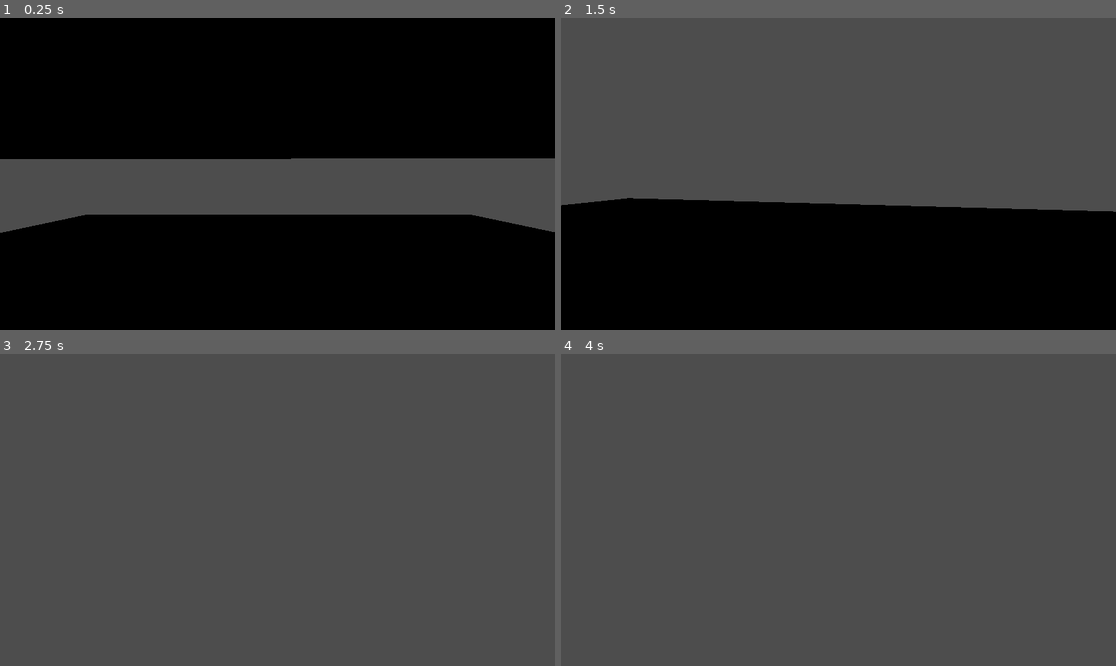
Above: before the commit, frames 1-4 (two rows, left to right).
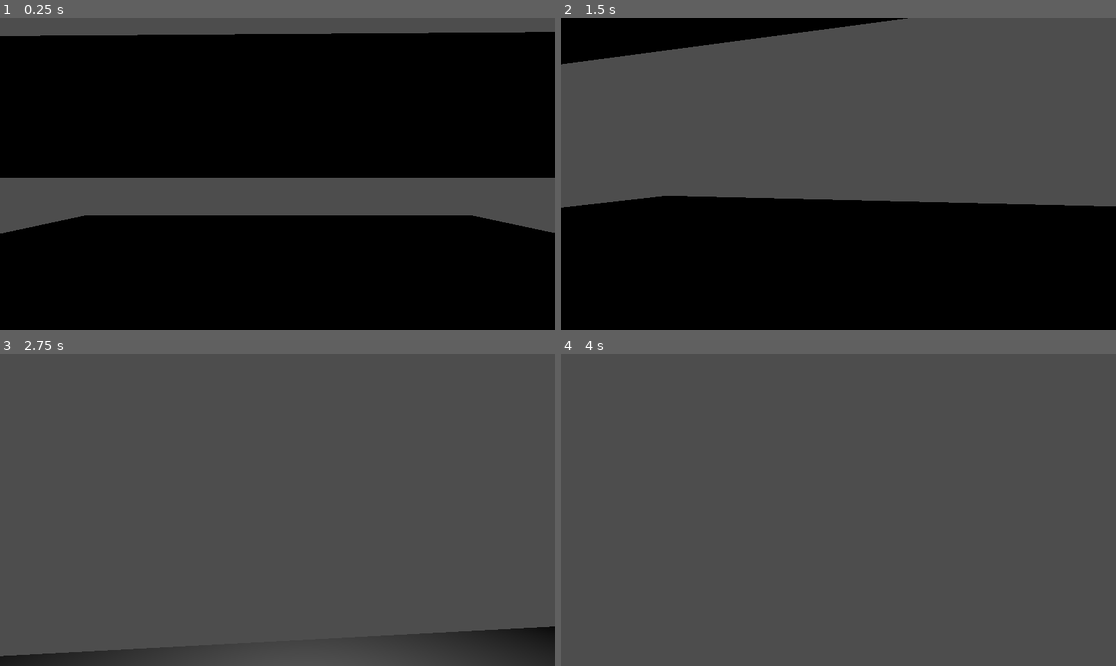
Above: after the commit, the same moments.

Repository: L-Moriniere/3D-game-test
Game: Godot game, scene res://Scenes/TestScene.tscn
Same seed, same stepped clock (60 frames per second), same inputs: the game is played once before the commit and once after it.
Inputs (mouse positions are in pixels of both pictures, inside the frame that each line leads up to):
- Up to frame 1 (0.25 s): no input
- Up to frame 2 (1.5 s): tap Enter (ui_accept) at 0.5, 0.77 s; move the mouse to (866, 174) at 0.52 s; hold Ctrl (Crouch) 0.53-1.28 s; hold W (MoveForward) from 0.53 s (still down); move the mouse to (810, 174) at 1.27 s; tap Ctrl (Crouch) at 1.35 s
- Up to frame 3 (2.75 s): keep holding W (MoveForward); tap Enter (ui_accept) at 1.52 s; move the mouse to (288, 503) at 2.02 s; hold Ctrl (Crouch) from 2.03 s (still down); tap F (Flashlight) at 2.1 s
- Up to frame 4 (4 s): keep holding W (MoveForward); move the mouse to (832, 516) at 2.77 s; release Ctrl (Crouch) at 2.78 s; tap Ctrl (Crouch) at 2.85 s; tap Enter (ui_accept) at 3.02, 3.5, 3.77 s; move the mouse to (877, 513) at 3.52 s; hold Ctrl (Crouch) from 3.53 s (still down)

The runs differ from the first frame. In frame 1, 11% of the frame differs, in the area x 0-100%, y 0-70%; in frame 2, 5.9%; in frame 3, 3.2%; in frame 4, nothing differs.

Commit message:
fixed crouching

Diff:
--- a/Scenes/TestScene.tscn
+++ b/Scenes/TestScene.tscn
@@ -5,7 +5,7 @@
 [node name="Node3D" type="Node3D"]
 
 [node name="CSGBox3D2" type="CSGBox3D" parent="."]
-transform = Transform3D(-0.0104019, 0, -0.999946, 0, 1, 0, 0.999946, 0, -0.0104019, 0.272706, 2.61773, -2.40193)
+transform = Transform3D(-0.0104019, 0, -0.999946, 0, 1, 0, 0.999946, 0, -0.0104019, 0.272706, 2.27104, -2.40193)
 use_collision = true
 size = Vector3(1, 1.22412, 9.65033)
 
@@ -13,6 +13,6 @@
 transform = Transform3D(1, 0, 0, 0, 1, 0, 0, 0, 1, 0, 1.3835, 0)
 
 [node name="CSGBox3D" type="CSGBox3D" parent="."]
-transform = Transform3D(1, 0, 0, 0, 1, 0, 0, 0, 1, 0.0431213, -0.380154, -0.361176)
+transform = Transform3D(1, 0, 0, 0, 1, 0, 0, 0, 1, 0.0431213, -0.512854, -0.361176)
 use_collision = true
 size = Vector3(15.9057, 1, 16.2885)
--- a/Scripts/Character.gd
+++ b/Scripts/Character.gd
@@ -29,18 +29,18 @@
 	var direction = (transform.basis * Vector3(input_dir.x, 0, input_dir.y)).normalized()
 	var speed = SPEED
 
-	if Input.is_action_just_pressed("Crouch"):
+	if Input.is_action_pressed("Crouch"):
 		speed = CROUCH_SPEED
 		if !crouched:
 			$AnimationPlayer.play("crouch")
 			crouched = true
-		else:
-			if crouched:
-				var space_state = get_world_3d().direct_space_state
-				#verifie qu'il n'y a pas de collisions au dessus, si il n'y en le character peut se relever
-				var result = space_state.intersect_ray(PhysicsRayQueryParameters3D.create(position, position + Vector3(0,2,0), 1, [self]))
-				if result.size() == 0:
-					$AnimationPlayer.play("uncrouch")
+	else:
+		if crouched:
+			var space_state = get_world_3d().direct_space_state
+			#verifie qu'il n'y a pas de collisions au dessus, si il n'y en le character peut se relever
+			var result = space_state.intersect_ray(PhysicsRayQueryParameters3D.create(position, position + Vector3(0,2,0), 1, [self]))
+			if result.size() == 0:
+				$AnimationPlayer.play("uncrouch")
 				crouched = false
 
 	if Input.is_action_just_pressed("Flashlight"):
@@ -48,7 +48,6 @@
 			$AnimationPlayer.play("lantern_hide")
 		else :
 			$AnimationPlayer.play("lantern_show")
-
 		lanternIsOut = !lanternIsOut
 
 	if direction:
